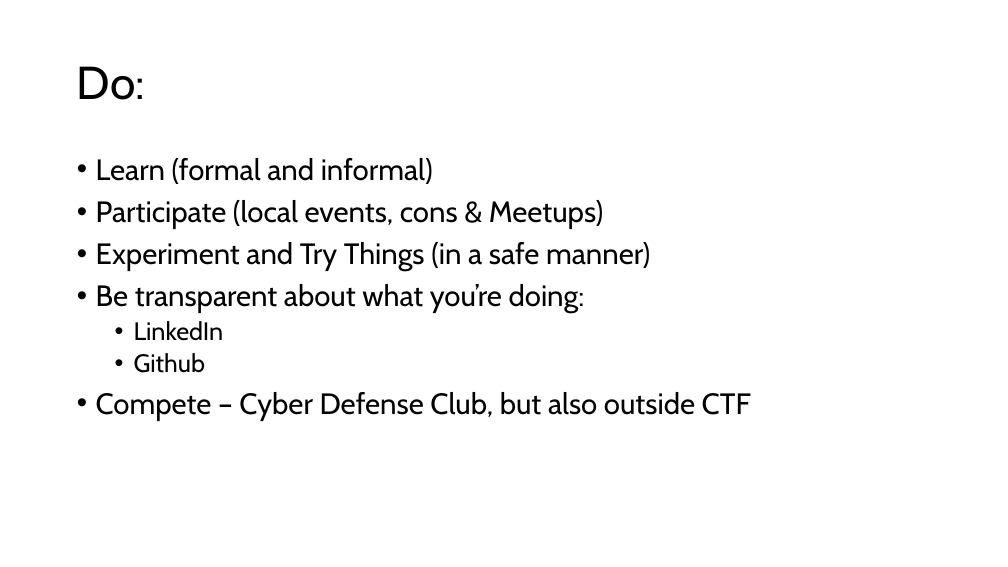
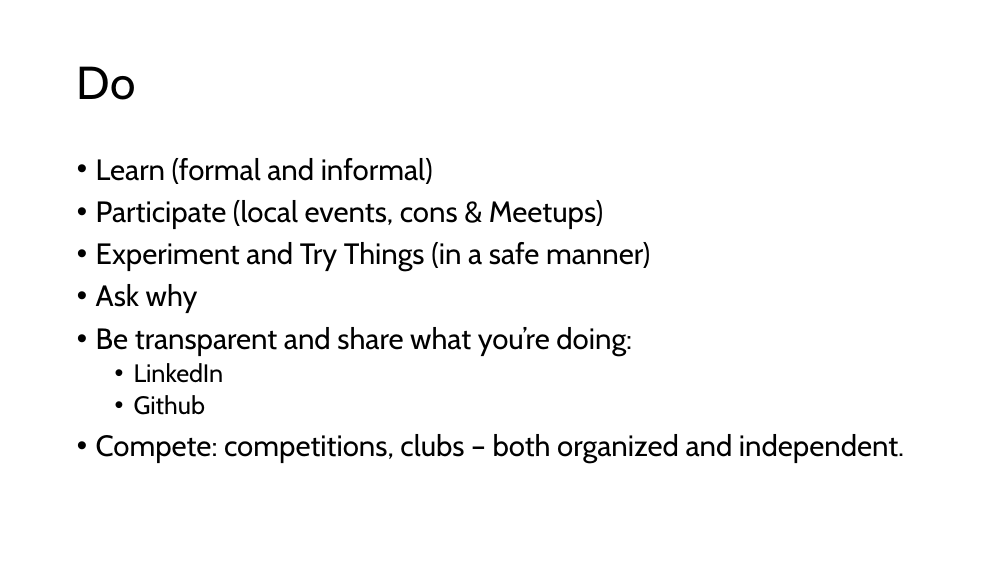
Before and after one commit to dtuuri/presentations, a slide deck: slide 13 of ShitIWishIKnew.pptx (slide 8 before the commit). Drawn at 1008x567 pixels with LibreOffice and Linux fonts; fonts in the diff are those of the drawing. Boxes give left, top, right and bottom in pixels: in the first picture for what was removed or moved away, otherwise in the second. Text is boxed around its words. In the diff, an @@ line names an element or a change of style, - is before the commit and + after.

```diff
--- a/ShitIWishIKnew.pptx
+++ b/ShitIWishIKnew.pptx
@@ title at <box>77,66,136,100</box>: text changed @@
-Do:
+Do
@@ text at <box>96,284,632,356</box>: text changed @@
-• Be transparent about what you’re doing:
+• Ask why
+• Be transparent and share what you’re doing:
@@ text at <box>96,434,904,463</box>: text changed @@
-• Compete – Cyber Defense Club, but also outside CTF
+• Compete: competitions, clubs – both organized and independent.
```
Also in this commit, not shown: 8 other slides changed, 7 slides added, 2 slides removed.
